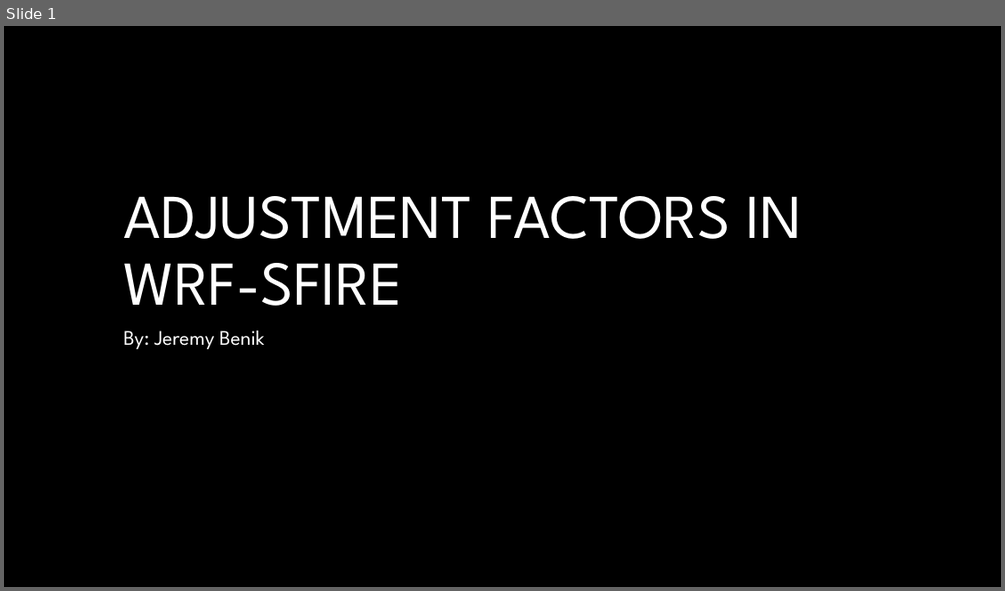
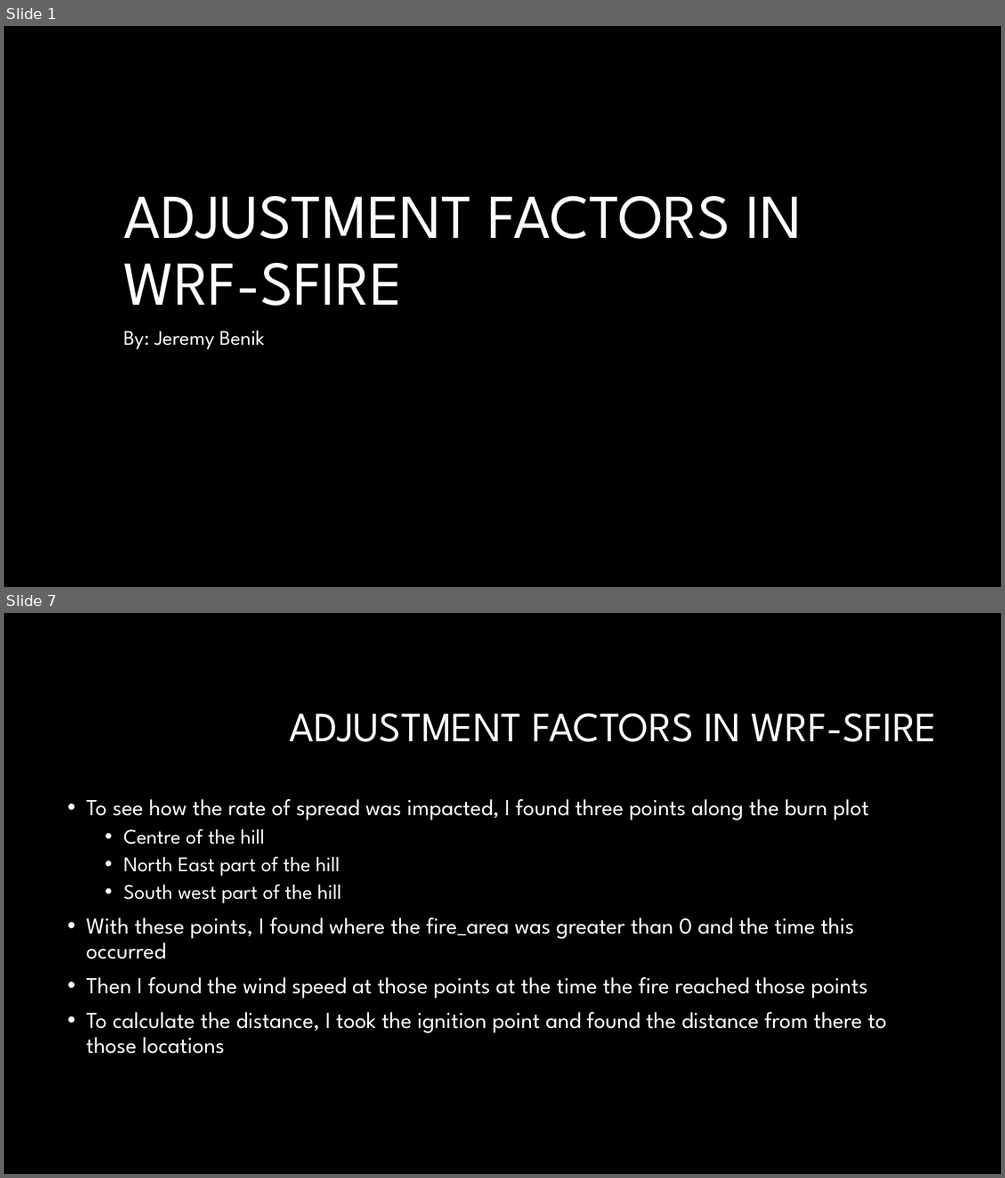
Before and after one commit to Jeremy-Benik/Meeting_Notes, a slide deck: Presentations/Adjustment_Factors.pptx. Shown one above the other, each under a label of ours: slide 1 before the commit, slides 1 and 7 after it; the slides between them are not shown. The pictures are 1005x591 and 1005x1178 pixels, drawn with LibreOffice and Linux fonts; fonts in the diff are those of the drawing; background and template pictures are left out. Boxes give left, top, right and bottom in pixels: in the first picture for what was removed or moved away, otherwise in the second. Text is boxed around its words. In the diff, an @@ line names an element or a change of style, - is before the commit and + after.

Commit message:
Updating adjustment factor powerpoint

```diff
--- a/Presentations/Adjustment_Factors.pptx
+++ b/Presentations/Adjustment_Factors.pptx
@@ slide 7 added at (4,613,1001,1174), background #000000 @@
@@ title added at (290,713,938,742), 40 pt, text #FFFFFF @@
+ADJUSTMENT FACTORS IN WRF-SFIRE
@@ text added at (86,799,886,1054), 22 pt, text #FFFFFF @@
+• To see how the rate of spread was impacted, I found three points along the burn plot
+  • Centre of the hill
+  • North East part of the hill
+  • South west part of the hill
+• With these points, I found where the fire_area was greater than 0 and the time this occurred
+• Then I found the wind speed at those points at the time the fire reached those points
+• To calculate the distance, I took the ignition point and found the distance from there to those locations
```
Also in this commit, not shown: 1 slide changed, 6 other slides added.
